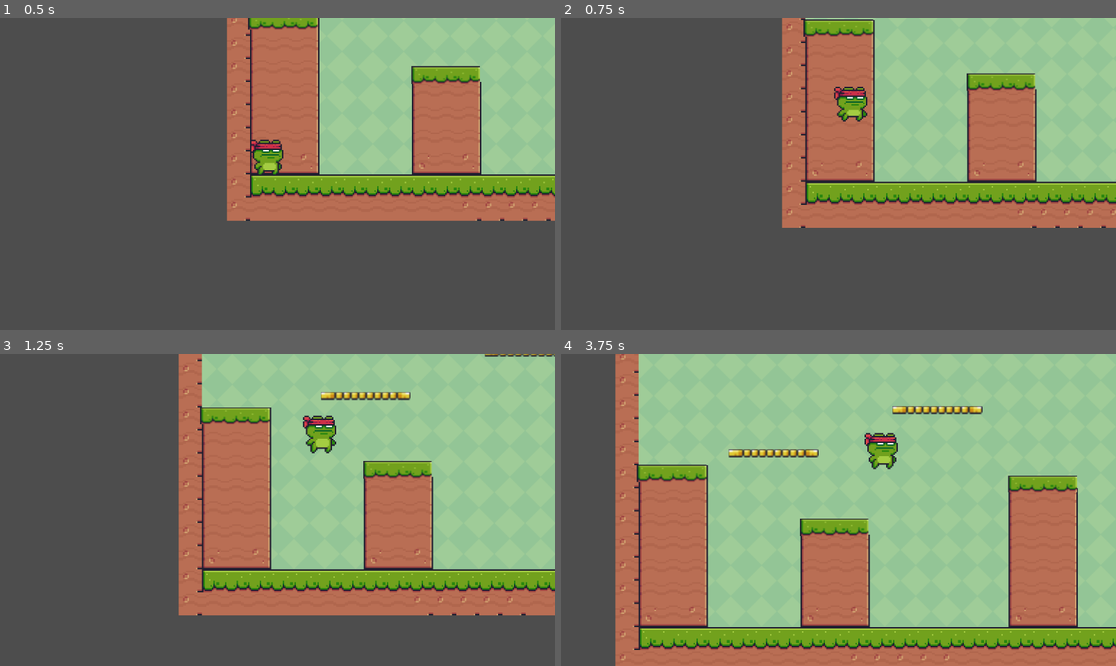
Above: before the commit, frames 1-4 (two rows, left to right).
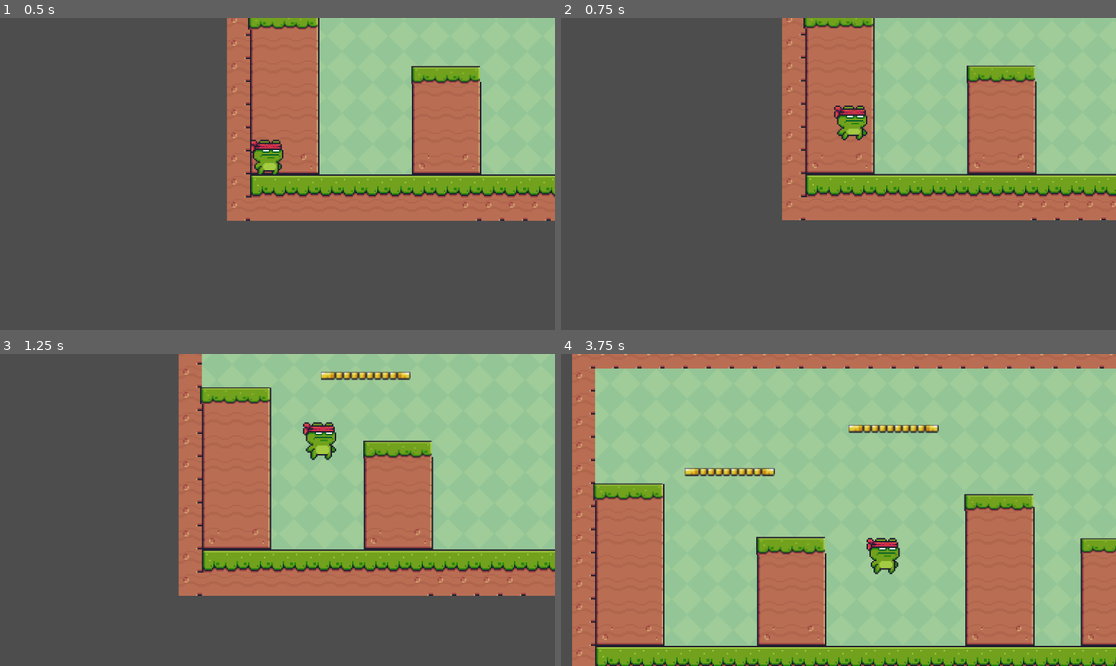
Above: after the commit, the same moments.

Repository: Rafaelorr/open_frog
Game: Godot game, scene res://level_1.tscn
Same seed, same stepped clock (60 frames per second), same inputs: the game is played once before the commit and once after it.
Inputs:
- Up to frame 1 (0.5 s): no input
- Up to frame 2 (0.75 s): tap Enter (ui_accept) at 0.5 s; hold Right (ui_right) from 0.53 s (still down); tap Space (omhoog) at 0.6 s
- Up to frame 3 (1.25 s): keep holding Right (ui_right); tap Enter (ui_accept) at 0.77, 0.8, 1.07 s
- Up to frame 4 (3.75 s): tap Enter (ui_accept) at 1.35, 1.52, 1.82, 2.3, 3.02, 3.32, 3.6 s; tap Space (omhoog) at 1.55, 2.1, 2.85 s; release Right (ui_right) at 2.03 s; hold Left (ui_left) 2.03-2.78 s; hold Right (ui_right) from 2.78 s (still down)

Frame 1 is identical in both runs. In frame 2, 9.0% of the frame differs, in the area x 39-100%, y 0-68%; in frame 3, 18%; in frame 4, 48%, in the area x 2-100%, y 0-100%.

Commit message:
voeg stop methode toe aan player.gd

Diff:
--- a/player.gd
+++ b/player.gd
@@ -3,10 +3,11 @@
 const SPEED :float = 300.0
 const JUMP_VELOCITY :float = -600.0
 var double_jump :int = 0
+@export var speler_aantal_munten = 0
 
 # Get the gravity from the project settings to be synced with RigidBody nodes.
 var gravity = ProjectSettings.get_setting("physics/2d/default_gravity")
-@onready var coyotejumptimer = $coyotejumptimer
+@onready var coyotejumptimer = $coyotejumptime
 
 func _physics_process(delta):
 	if velocity.x > 0:
@@ -20,14 +21,13 @@
 	if is_on_floor():
 		double_jump = 1
 	# Handle jump.
-	if Input.is_action_just_pressed("ui_accept") and is_on_floor() or Input.is_action_just_pressed("ui_accept") and double_jump == 1 :
+	if Input.is_action_just_pressed("omhoog") and is_on_floor() or Input.is_action_just_pressed("omhoog") and double_jump == 1 :
 			if is_on_floor():
 				double_jump = 1
 				velocity.y = JUMP_VELOCITY
 			elif double_jump == 1:
 				double_jump = 0
 				velocity.y = JUMP_VELOCITY
-
 	# Get the input direction and handle the movement/deceleration.
 	# As good practice, you should replace UI actions with custom gameplay actions.
 	var direction = Input.get_axis("ui_left", "ui_right")
@@ -37,3 +37,12 @@
 		velocity.x = move_toward(velocity.x, 0, SPEED)
 
 	move_and_slide()
+
+	if $Sprite2D.global_position[1] > 3400.0:
+		#TODO: voeg game over systeem toe
+		get_tree().quit(3)
+	elif Input.is_action_just_pressed("stop"):
+		get_tree().quit(3)
+
+func player():
+	pass
--- a/player.tscn
+++ b/player.tscn
@@ -116,7 +116,10 @@
 
 [node name="Camera2D" type="Camera2D" parent="."]
 limit_bottom = 1000000000
+limit_smoothed = true
 position_smoothing_enabled = true
 position_smoothing_speed = 2.0
 drag_vertical_enabled = true
 drag_vertical_offset = 1.0
+drag_left_margin = 0.5
+drag_right_margin = 0.3
--- a/project.godot
+++ b/project.godot
@@ -15,6 +15,11 @@
 config/features=PackedStringArray("4.2", "Forward Plus")
 config/icon="res://icon.svg"
 
+[display]
+
+window/size/mode=2
+window/size/initial_position_type=4
+
 [input]
 
 omhoog={
@@ -23,3 +28,15 @@
 , Object(InputEventKey,"resource_local_to_scene":false,"resource_name":"","device":0,"window_id":0,"alt_pressed":false,"shift_pressed":false,"ctrl_pressed":false,"meta_pressed":false,"pressed":false,"keycode":0,"physical_keycode":4194320,"key_label":0,"unicode":0,"echo":false,"script":null)
 ]
 }
+schiet={
+"deadzone": 0.5,
+"events": [Object(InputEventKey,"resource_local_to_scene":false,"resource_name":"","device":-1,"window_id":0,"alt_pressed":false,"shift_pressed":false,"ctrl_pressed":false,"meta_pressed":false,"pressed":false,"keycode":0,"physical_keycode":66,"key_label":0,"unicode":98,"echo":false,"script":null)
+, Object(InputEventKey,"resource_local_to_scene":false,"resource_name":"","device":-1,"window_id":0,"alt_pressed":false,"shift_pressed":false,"ctrl_pressed":false,"meta_pressed":false,"pressed":false,"keycode":0,"physical_keycode":4194322,"key_label":0,"unicode":0,"echo":false,"script":null)
+]
+}
+stop={
+"deadzone": 0.5,
+"events": [Object(InputEventKey,"resource_local_to_scene":false,"resource_name":"","device":-1,"window_id":0,"alt_pressed":false,"shift_pressed":false,"ctrl_pressed":false,"meta_pressed":false,"pressed":false,"keycode":0,"physical_keycode":4194305,"key_label":0,"unicode":0,"echo":false,"script":null)
+, Object(InputEventKey,"resource_local_to_scene":false,"resource_name":"","device":-1,"window_id":0,"alt_pressed":false,"shift_pressed":false,"ctrl_pressed":true,"meta_pressed":false,"pressed":false,"keycode":0,"physical_keycode":67,"key_label":0,"unicode":99,"echo":false,"script":null)
+]
+}
